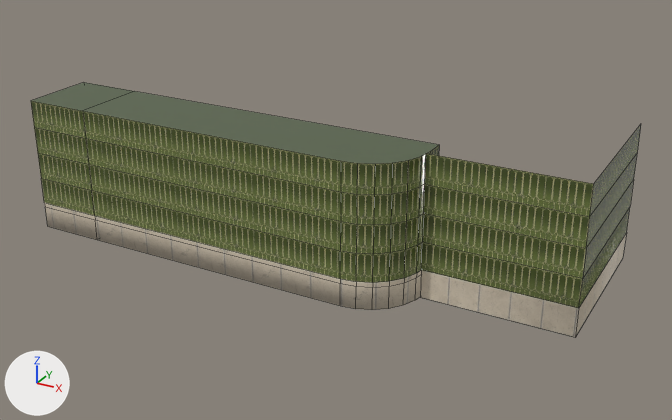
Before and after pictures for a commit that changed the FBX model Celestial Slayer (Unity File)/Assets/Art/Models/Environment/Buldings/DiningRoomRightWall.fbx.
Both versions are drawn from a camera (50 mm lens) standing at (92.2, -126.7, 63.9) and looking at (16.1, 11.7, -5.3). Arrows for +X, +Y and +Z are at lower left; the lights stay in place. The picture after the commit comes second. Mesh edges are drawn as thin lines. Where no turn or scale is listed for an object, it has been applied to the vertices. Vertices at exactly the same position are counted once.

The first picture shows 'Pilars.001'.
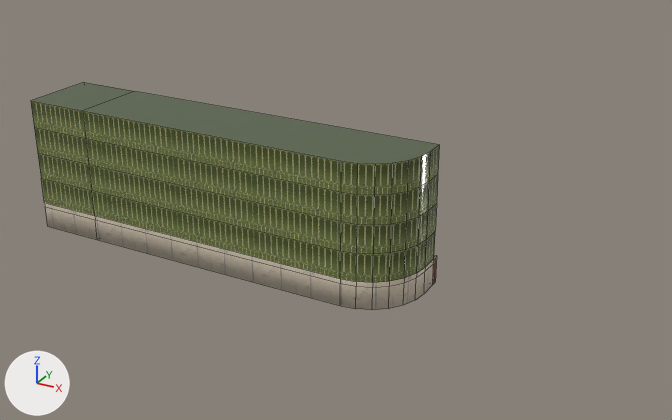
Pixel boxes [x1, y1, x2, y2] of what changed, in the pictures (672 x 420 px):
'Pilars.001', reshaped (33% narrower, 11% shorter)
    before: [31, 82, 641, 338]
    after: [31, 82, 439, 310]
part 1 of me_cylinder_008, deleted (green)
    before: [420, 125, 641, 338]

Patch to the scene script:
```diff
--- a/Celestial Slayer (Unity File)/Assets/Art/Models/Environment/Buldings/DiningRoomRightWall.fbx.py
+++ b/Celestial Slayer (Unity File)/Assets/Art/Models/Environment/Buldings/DiningRoomRightWall.fbx.py
@@ me_cylinder_008 @@
 # used by ob_pilars_001; location = (0.0, 0.0, 0.0)
-me_cylinder_008.from_pydata(...)  # 108 vertices, 96 faces; spans x -38.1..64.4, y -7.7..33.2, z -13.1..12.9
+me_cylinder_008.from_pydata(...)  # 90 vertices, 86 faces; spans x -38.1..38.1, y -7.7..7.7, z -12.9..12.9
+# me_cylinder_008 part 1: the loose piece of 18 vertices spanning x 37.9..64.4, y 1.6..33.2, z -13.1..12.9 is deleted
 me_cylinder_008.materials.append(mat_woodfloor)
```
